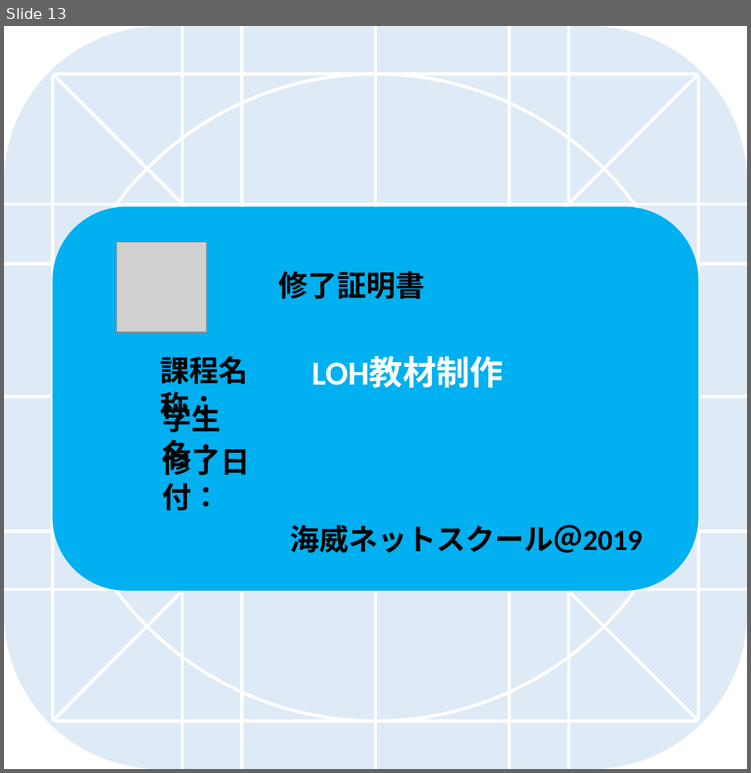
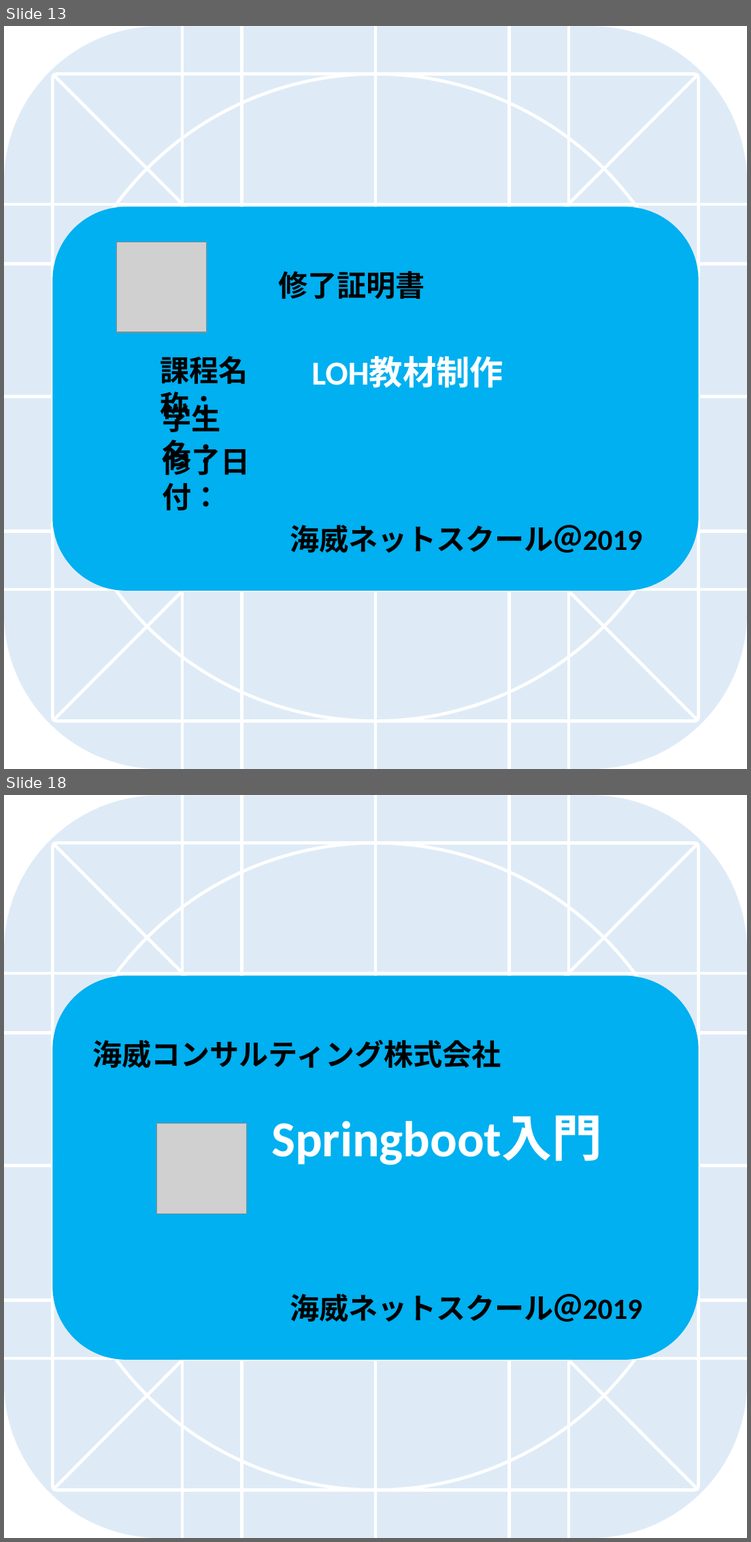
Before and after one commit to tangzitong/wohApp, a slide deck: design/icon-template.pptx. Shown one above the other, each under a label of ours: slide 13 before the commit, slides 13 and 18 after it; the slides between them are not shown. The pictures are 751x773 and 751x1542 pixels, drawn with LibreOffice and Linux fonts; fonts in the diff are those of the drawing; grey boxes stand for pictures. Boxes give left, top, right and bottom in pixels: in the first picture for what was removed or moved away, otherwise in the second. Text is boxed around its words. In the diff, an @@ line names an element or a change of style, - is before the commit and + after.

```diff
--- a/design/icon-template.pptx
+++ b/design/icon-template.pptx
@@ slide 18 added at bbox=[4, 795, 747, 1538], background #FFFFFF @@
@@ rounded rectangle added at bbox=[52, 975, 698, 1359], fill #00B0F0 @@
@@ text added at bbox=[92, 1040, 501, 1068], 28 pt, text #000000, bold @@
+海威コンサルティング株式会社
@@ text added at bbox=[271, 1115, 602, 1165], 48 pt, text #FFFFFF, bold @@
+Springboot入門
@@ picture added at bbox=[156, 1123, 246, 1213] @@
@@ group added at bbox=[4, 795, 747, 1538]: 12 lines, 5 rounded rectangles @@
@@ text added at bbox=[290, 1293, 642, 1321], 28 pt, text #000000, bold @@
+海威ネットスクール＠2019
```
Also in this commit, not shown: 5 other slides added, 7 other files.
